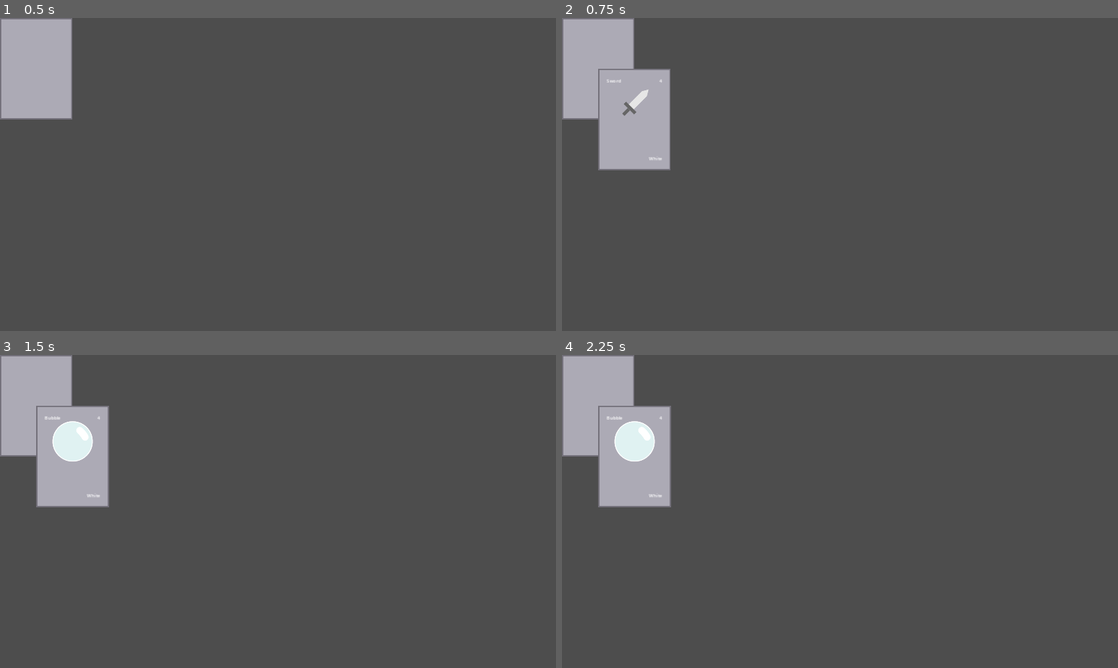
Above: before the commit, frames 1-4 (two rows, left to right).
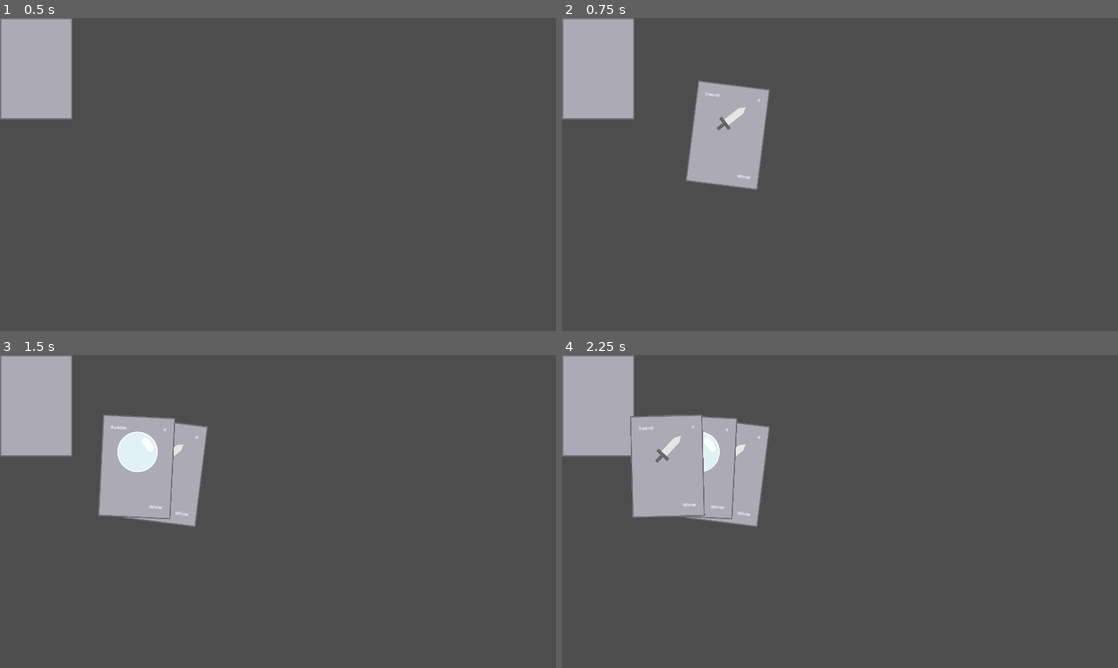
Above: after the commit, the same moments.

Repository: ruthieedwards/agbic2023
Game: Godot game, scene res://Scenes/PlaySpace.tscn
Same seed, same stepped clock (60 frames per second), same inputs: the game is played once before the commit and once after it.
Inputs (mouse positions are in pixels of both pictures, inside the frame that each line leads up to):
- Up to frame 1 (0.5 s): no input
- Up to frame 2 (0.75 s): click (600, 68) at 0.5 s
- Up to frame 3 (1.5 s): click (38, 405) at 1.25 s
- Up to frame 4 (2.25 s): click (600, 405) at 2 s

Frame 1 is identical in both runs. In frame 2, 7.6% of the frame differs, in the area x 6-38%, y 16-55%; in frame 3, 8.9%; in frame 4, 8.0%.
Error before the commit: Modulo by zero error in operator '%'. (res://Playspace.gd:24)

Commit message:
cards go into hand at bottom of screen

Diff:
--- a/Playspace.gd
+++ b/Playspace.gd
@@ -9,6 +9,18 @@
 var randomCardSelected = []
 @onready var deckSize = playerHandTemp.cardList.size()
 
+#formula for drawing an oval
+#xcoords = radius1 * cos of the angle
+#ycoords = radius2 * sin of the angle
+
+@onready var viewportSize = Vector2(get_viewport().size)
+@onready var centerCardOval = viewportSize * Vector2(0.5, 1.25)
+@onready var horizRadius = get_viewport().size.x * 0.45
+@onready var vertRadius = get_viewport().size.y * 0.4
+var startingAngle = deg_to_rad(90) - 0.5 # pi/2
+var ovalAngleVector = Vector2()
+
+
 # Called when the node enters the scene tree for the first time.
 func _ready():
 	pass # Replace with function body.
@@ -17,22 +29,26 @@
 #func _process(delta):
 #	pass
 
-func _input(event):
-	if Input.is_action_just_released("leftclick"):
+func drawACard():
+	var newCard = cardBase.instantiate()
+	randomCardSelected = randi() % deckSize
+	newCard.cardName = playerHandTemp.cardList[randomCardSelected]
 
-		var newCard = cardBase.instantiate()
-		randomCardSelected = randi() % deckSize
-		newCard.cardName = playerHandTemp.cardList[randomCardSelected]
-		newCard.position = get_global_mouse_position()
+	#place the card along an oval
+	ovalAngleVector = Vector2(horizRadius * cos(startingAngle), - vertRadius * sin(startingAngle))
+	newCard.position = centerCardOval + ovalAngleVector - newCard.size/2
+	newCard.rotation = (PI/2 - startingAngle)/4
 
-		print("deckSize =", deckSize)
-		print("randomCardSelected =", randomCardSelected)
+	print("deckSize =", deckSize)
+	print("randomCardSelected =", randomCardSelected)
 
 
-#		new_card.scale *= cardSize/new_card.size # enable if you need to resize the cards
-		$Cards.add_child(newCard)
-		print("newCard name: ",newCard.cardName)
+#	new_card.scale *= cardSize/new_card.size # enable if you need to resize the cards
+	$Cards.add_child(newCard)
+	print("newCard name: ",newCard.cardName)
 #		print("Cards Group Count =", $Cards.get_child_count())
-		playerHandTemp.cardList.erase(playerHandTemp.cardList[randomCardSelected])
-		deckSize -= 1
-		print(playerHandTemp.cardList)
+	playerHandTemp.cardList.erase(playerHandTemp.cardList[randomCardSelected])
+	startingAngle += 0.3
+	deckSize -= 1
+	return deckSize
+#	print(playerHandTemp.cardList)
--- a/Scenes/DeckDraw.gd
+++ b/Scenes/DeckDraw.gd
@@ -1,12 +1,16 @@
-#extends TextureButton
-#
-#var Decksize = INF
-## Called when the node enters the scene tree for the first time.
-#func _ready():
-##	scale *= $"../../".cardSize.texture.get_size  # enable if you need to resize the cards (not tested)
-#
-#
-## Called every frame. 'delta' is the elapsed time since the previous frame.
-#func _gui_input(event):
-#	if Input.is_action_just_released("leftclick")
-#		if deckSize > 0:
+extends TextureButton
+
+var deckSize = INF
+# Called when the node enters the scene tree for the first time.
+func _ready():
+	pass
+#	scale *= $"../../".cardSize.texture.get_size  # enable if you need to resize the cards (not tested)
+
+
+# Called every frame. 'delta' is the elapsed time since the previous frame.
+func _gui_input(event):
+	if Input.is_action_just_released("leftclick"):
+		if deckSize > 0:
+			deckSize = $"../../".drawACard()
+			if deckSize == 0:
+				disabled = true
--- a/Scripts/CardBase.gd
+++ b/Scripts/CardBase.gd
@@ -8,15 +8,44 @@
 #@onready var cardDatabaseTemp = cardDatabase.new()
 
 var cardName
+var startPos = 0
+var targetPos = 0
+var t = 0
 
 # these were moved to the _ready() function
 #@onready var cardInfo = cardDatabase.DATA[cardDatabase.get(cardName)]
 #var cardImg = str("res://art/cards/backgrounds/",cardInfo[0],"/",Cardname,".png")
 #@onready var cardImg = str("res://Art/Cards/",cardInfo[0],"/",cardName,".png")
 
+# building a "state engine"
+enum{
+	inHand,
+	inPlay,
+	inMouse,
+	focusedInHand,
+	movingDrawnCardToHand,
+	reorganizingHand,
+}
 
-func _init():
-	pass
+var state = inHand
+
+func _physics_process(delta):
+	match state:
+		inHand:
+			pass
+		inPlay:
+			pass
+		inMouse:
+			pass
+		focusedInHand:
+			pass
+		movingDrawnCardToHand: # animate from deck to hand
+			pass
+			position = startPos.linear_interpolate(targetPos,t)
+		reorganizingHand:
+			pass
+
+
 
 func _ready():
 	var cardInfo = cardDatabase.DATA[cardDatabase.get(cardName)]
@@ -38,8 +67,3 @@
 	$Bars/TopBar/Power/CenterContainer/Power.text = str(power)
 	$Bars/BottomBar/SpecialText/CenterContainer/SpecialText.text = specialText
 	$Bars/BottomBar/Color/CenterContainer/Color.text = colorName
-
-
-## Called every frame. 'delta' is the elapsed time since the previous frame.
-#func _process(delta):
-#	pass
--- a/Scripts/PlayerHand.gd
+++ b/Scripts/PlayerHand.gd
@@ -1 +1 @@
-var cardList = ["SwordWhite", "BubbleWhite"]
+var cardList = ["SwordWhite", "BubbleWhite", "SwordWhite", "BubbleWhite"]
